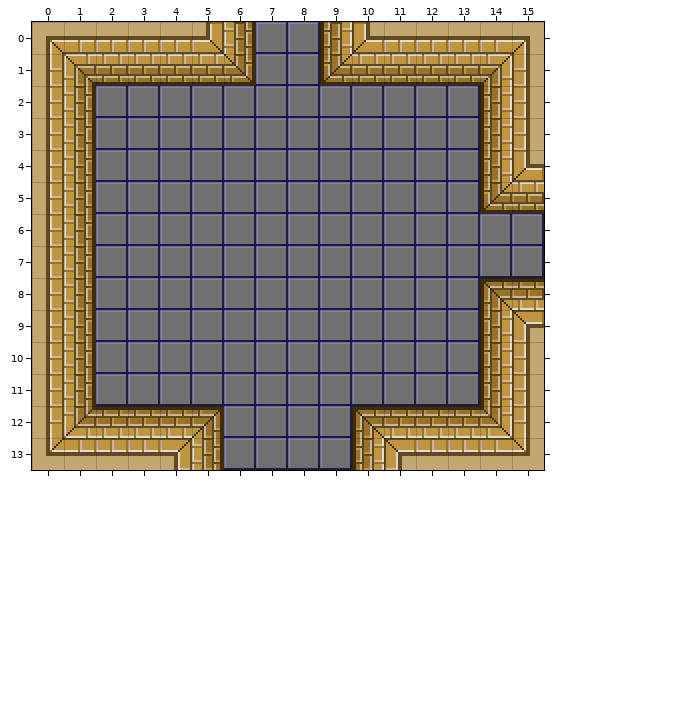
A Tiled map gets an edit: resources/rooms/d1-lv1-2-2.tmx. Above is the file before it was changed.
Cells are 16x16 px. Shown: x 0..15, y 0..13.
And afterwards:
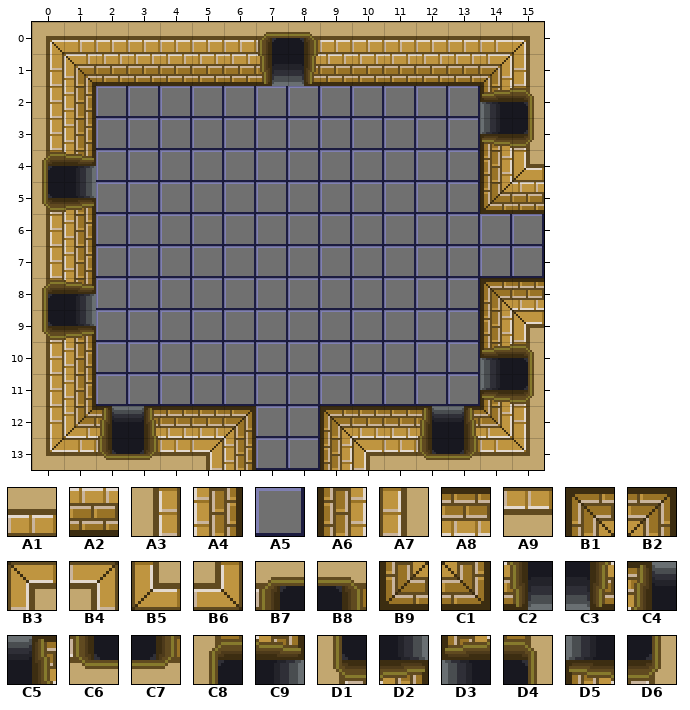
Key: from "dungeon": A1 13, A2 29, A3 43, A4 44, A5 45, A6 46, A7 47, A8 61, A9 77, B1 92, B2 95, B3 109, B4 110, B5 125, B6 126, B7 130, B8 131, B9 140, C1 143, C2 146, C3 147, C4 162, C5 163, C6 178, C7 179, C8 194, C9 195, D1 210, D2 211, D3 226, D4 227, D5 242, D6 243.
__ is an empty cell.
Changes in this commit:
Layer "Tile Layer 1":
y 0: x 5..10 B6 A4 A5 A5 A6 B5 -> A1 A1 B7 B8 A1 A1
y 1: x 6..9 C1 A5 A5 B9 -> A2 C2 C3 A2
y 2: x 14..15 A6 A7 -> D3 D4
y 3: x 14..15 A6 A7 -> D5 D6
y 4: x 0..1 A3 A4 -> C8 C9
y 5: x 0..1 A3 A4 -> D1 D2
y 8: x 0..1 A3 A4 -> C8 C9
y 9: x 0..1 A3 A4 -> D1 D2
y 10: x 14..15 A6 A7 -> D3 D4
y 11: x 14..15 A6 A7 -> D5 D6
y 12: x 2..3 A8 A8 -> C4 C5; x 5..6 B2 A5 -> A8 B2; x 9..10 A5 B1 -> B1 A8; x 12..13 A8 A8 -> C4 C5
y 13: x 2..6 A9 A9 B4 A4 A5 -> C6 C7 A9 B4 A4; x 9..13 A5 A6 B3 A9 A9 -> A6 B3 A9 C6 C7
